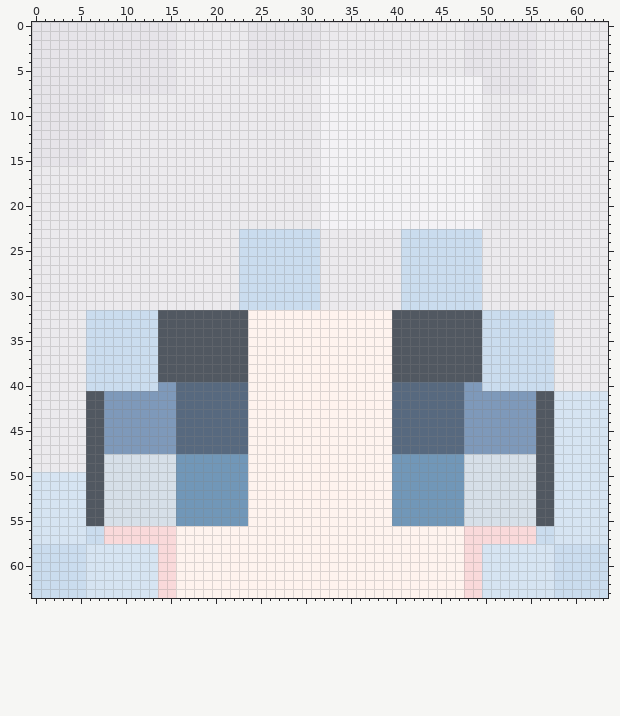
Two versions of one pixel-art sprite, skins/c793e80b-f2c1-4b93-b388-4e334eb5da0c.png. The first picture shows the starting point.
The file is 64x64 pixels. Colours within 5 levels of each other are drawn and written as one.
Once edited:
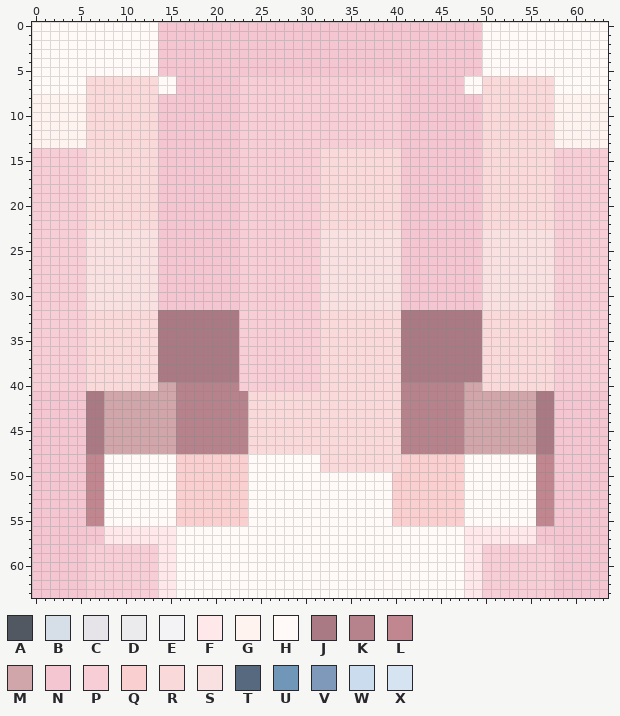
Palette (. is transparent): A #515861  B #d6dfe8  C #e6e4e9  D #ebeaed  E #f3f2f5  F #ffe8ea  G #fef3ee  H #fff9f7  J #a97a83  K #b6838d  L #c18791  M #d0a6aa  N #f3c6d1  P #f7ced6  Q #f9cfcf  R #f9d9da  S #fae1e1  T #57697f  U #7197b8  V #7e99ba  W #cadcee  X #d6e4f2
Message: 自動上傳玩家 AstridLu 的皮膚臉部
The exact change:
Changed rows in their new state; - is an unchanged pixel.
first column x 0:
 0 HHHHHHHHHHHHHHNNNNNNNNNNNNNNNNNNNNNNNNNNNNNNNNNNNNHHHHHHHHHHHHHH
 1 HHHHHHHHHHHHHHNNNNNNNNNNNNNNNNNNNNNNNNNNNNNNNNNNNNHHHHHHHHHHHHHH
 2 HHHHHHHHHHHHHHNNNNNNNNNNNNNNNNNNNNNNNNNNNNNNNNNNNNHHHHHHHHHHHHHH
 3 HHHHHHHHHHHHHHNNNNNNNNNNNNNNNNNNNNNNNNNNNNNNNNNNNNHHHHHHHHHHHHHH
 4 HHHHHHHHHHHHHHNNNNNNNNNNNNNNNNNNNNNNNNNNNNNNNNNNNNHHHHHHHHHHHHHH
 5 HHHHHHHHHHHHHHNNNNNNNNNNNNNNNNNNNNNNNNNNNNNNNNNNNNHHHHHHHHHHHHHH
 6 HHHHHHRRRRRRRRHHNNNNNNNPPPPPPPPPPPPPPPPPPNNNNNNNHHRRRRRRRRHHHHHH
 7 HHHHHHRRRRRRRRHHNNNNNNNPPPPPPPPPPPPPPPPPPNNNNNNNHHRRRRRRRRHHHHHH
 8 GGGGGGRRRRRRRRNNNNNNNNNPPPPPPPPPPPPPPPPPPNNNNNNNNNRRRRRRRRGGGGGG
 9 GGGGGGRRRRRRRRNNNNNNNNNPPPPPPPPPPPPPPPPPPNNNNNNNNNRRRRRRRRGGGGGG
10 GGGGGGRRRRRRRRNNNNNNNNNPPPPPPPPPPPPPPPPPPNNNNNNNNNRRRRRRRRGGGGGG
11 GGGGGGRRRRRRRRNNNNNNNNNPPPPPPPPPPPPPPPPPPNNNNNNNNNRRRRRRRRGGGGGG
12 GGGGGGRRRRRRRRNNNNNNNNNPPPPPPPPPPPPPPPPPPNNNNNNNNNRRRRRRRRGGGGGG
13 GGGGGGRRRRRRRRNNNNNNNNNPPPPPPPPPPPPPPPPPPNNNNNNNNNRRRRRRRRGGGGGG
14 PPPPPPRRRRRRRRNNNNNNNNNPPPPPPPPPRRRRRRRRRNNNNNNNNNRRRRRRRRPPPPPP
15 PPPPPPRRRRRRRRNNNNNNNNNPPPPPPPPPRRRRRRRRRNNNNNNNNNRRRRRRRRPPPPPP
16 PPPPPPRRRRRRRRNNNNNNNNNPPPPPPPPPRRRRRRRRRNNNNNNNNNRRRRRRRRPPPPPP
17 PPPPPPRRRRRRRRNNNNNNNNNPPPPPPPPPRRRRRRRRRNNNNNNNNNRRRRRRRRPPPPPP
18 PPPPPPRRRRRRRRNNNNNNNNNPPPPPPPPPRRRRRRRRRNNNNNNNNNRRRRRRRRPPPPPP
19 PPPPPPRRRRRRRRNNNNNNNNNPPPPPPPPPRRRRRRRRRNNNNNNNNNRRRRRRRRPPPPPP
20 PPPPPPRRRRRRRRNNNNNNNNNPPPPPPPPPRRRRRRRRRNNNNNNNNNRRRRRRRRPPPPPP
21 PPPPPPRRRRRRRRNNNNNNNNNPPPPPPPPPRRRRRRRRRNNNNNNNNNRRRRRRRRPPPPPP
22 PPPPPPRRRRRRRRNNNNNNNNNPPPPPPPPPRRRRRRRRRNNNNNNNNNRRRRRRRRPPPPPP
23 PPPPPPSSSSSSSSNNNNNNNNNPPPPPPPPPSSSSSSSSSNNNNNNNNNSSSSSSSSPPPPPP
24 PPPPPPSSSSSSSSNNNNNNNNNPPPPPPPPPSSSSSSSSSNNNNNNNNNSSSSSSSSPPPPPP
25 PPPPPPSSSSSSSSNNNNNNNNNPPPPPPPPPSSSSSSSSSNNNNNNNNNSSSSSSSSPPPPPP
26 PPPPPPSSSSSSSSNNNNNNNNNPPPPPPPPPSSSSSSSSSNNNNNNNNNSSSSSSSSPPPPPP
27 PPPPPPSSSSSSSSNNNNNNNNNPPPPPPPPPSSSSSSSSSNNNNNNNNNSSSSSSSSPPPPPP
28 PPPPPPSSSSSSSSNNNNNNNNNPPPPPPPPPSSSSSSSSSNNNNNNNNNSSSSSSSSPPPPPP
29 PPPPPPSSSSSSSSNNNNNNNNNPPPPPPPPPSSSSSSSSSNNNNNNNNNSSSSSSSSPPPPPP
30 PPPPPPSSSSSSSSNNNNNNNNNPPPPPPPPPSSSSSSSSSNNNNNNNNNSSSSSSSSPPPPPP
31 PPPPPPSSSSSSSSNNNNNNNNNPPPPPPPPPSSSSSSSSSNNNNNNNNNSSSSSSSSPPPPPP
32 PPPPPPRRRRRRRRJJJJJJJJJPPPPPPPPPRRRRRRRRRJJJJJJJJJRRRRRRRRPPPPPP
33 PPPPPPRRRRRRRRJJJJJJJJJPPPPPPPPPRRRRRRRRRJJJJJJJJJRRRRRRRRPPPPPP
34 PPPPPPRRRRRRRRJJJJJJJJJPPPPPPPPPRRRRRRRRRJJJJJJJJJRRRRRRRRPPPPPP
35 PPPPPPRRRRRRRRJJJJJJJJJPPPPPPPPPRRRRRRRRRJJJJJJJJJRRRRRRRRPPPPPP
36 PPPPPPRRRRRRRRJJJJJJJJJPPPPPPPPPRRRRRRRRRJJJJJJJJJRRRRRRRRPPPPPP
37 PPPPPPRRRRRRRRJJJJJJJJJPPPPPPPPPRRRRRRRRRJJJJJJJJJRRRRRRRRPPPPPP
38 PPPPPPRRRRRRRRJJJJJJJJJPPPPPPPPPRRRRRRRRRJJJJJJJJJRRRRRRRRPPPPPP
39 PPPPPPRRRRRRRRJJJJJJJJJPPPPPPPPPRRRRRRRRRJJJJJJJJJRRRRRRRRPPPPPP
40 PPPPPPRRRRRRRRMMKKKKKKKPPPPPPPPPRRRRRRRRRKKKKKKKMMRRRRRRRRPPPPPP
41 NNNNNNJJMMMMMMMMKKKKKKKKRRRRRRRRRRRRRRRRRKKKKKKKMMMMMMMMJJNNNNNN
42 NNNNNNJJMMMMMMMMKKKKKKKKRRRRRRRRRRRRRRRRRKKKKKKKMMMMMMMMJJNNNNNN
43 NNNNNNJJMMMMMMMMKKKKKKKKRRRRRRRRRRRRRRRRRKKKKKKKMMMMMMMMJJNNNNNN
44 NNNNNNJJMMMMMMMMKKKKKKKKRRRRRRRRRRRRRRRRRKKKKKKKMMMMMMMMJJNNNNNN
45 NNNNNNJJMMMMMMMMKKKKKKKKRRRRRRRRRRRRRRRRRKKKKKKKMMMMMMMMJJNNNNNN
46 NNNNNNJJMMMMMMMMKKKKKKKKRRRRRRRRRRRRRRRRRKKKKKKKMMMMMMMMJJNNNNNN
47 NNNNNNJJMMMMMMMMKKKKKKKKRRRRRRRRRRRRRRRRRKKKKKKKMMMMMMMMJJNNNNNN
48 NNNNNNLLHHHHHHHHQQQQQQQQHHHHHHHHRRRRRRRRRQQQQQQQHHHHHHHHLLNNNNNN
49 NNNNNNLLHHHHHHHHQQQQQQQQHHHHHHHHRRRRRRRRRQQQQQQQHHHHHHHHLLNNNNNN
50 NNNNNNLLHHHHHHHHQQQQQQQQHHHHHHHHHHHHHHHHQQQQQQQQHHHHHHHHLLNNNNNN
51 NNNNNNLLHHHHHHHHQQQQQQQQHHHHHHHHHHHHHHHHQQQQQQQQHHHHHHHHLLNNNNNN
52 NNNNNNLLHHHHHHHHQQQQQQQQHHHHHHHHHHHHHHHHQQQQQQQQHHHHHHHHLLNNNNNN
53 NNNNNNLLHHHHHHHHQQQQQQQQHHHHHHHHHHHHHHHHQQQQQQQQHHHHHHHHLLNNNNNN
54 NNNNNNLLHHHHHHHHQQQQQQQQHHHHHHHHHHHHHHHHQQQQQQQQHHHHHHHHLLNNNNNN
55 NNNNNNLLHHHHHHHHQQQQQQQQHHHHHHHHHHHHHHHHQQQQQQQQHHHHHHHHLLNNNNNN
56 NNNNNNNNFFFFFFFFHHHHHHHHHHHHHHHHHHHHHHHHHHHHHHHHFFFFFFFFNNNNNNNN
57 NNNNNNNNFFFFFFFFHHHHHHHHHHHHHHHHHHHHHHHHHHHHHHHHFFFFFFFFNNNNNNNN
58 NNNNNNPPPPPPPPFFHHHHHHHHHHHHHHHHHHHHHHHHHHHHHHHHFFPPPPPPPPNNNNNN
59 NNNNNNPPPPPPPPFFHHHHHHHHHHHHHHHHHHHHHHHHHHHHHHHHFFPPPPPPPPNNNNNN
60 NNNNNNPPPPPPPPFFHHHHHHHHHHHHHHHHHHHHHHHHHHHHHHHHFFPPPPPPPPNNNNNN
61 NNNNNNPPPPPPPPFFHHHHHHHHHHHHHHHHHHHHHHHHHHHHHHHHFFPPPPPPPPNNNNNN
62 NNNNNNPPPPPPPPFFHHHHHHHHHHHHHHHHHHHHHHHHHHHHHHHHFFPPPPPPPPNNNNNN
63 NNNNNNPPPPPPPPFFHHHHHHHHHHHHHHHHHHHHHHHHHHHHHHHHFFPPPPPPPPNNNNNN
